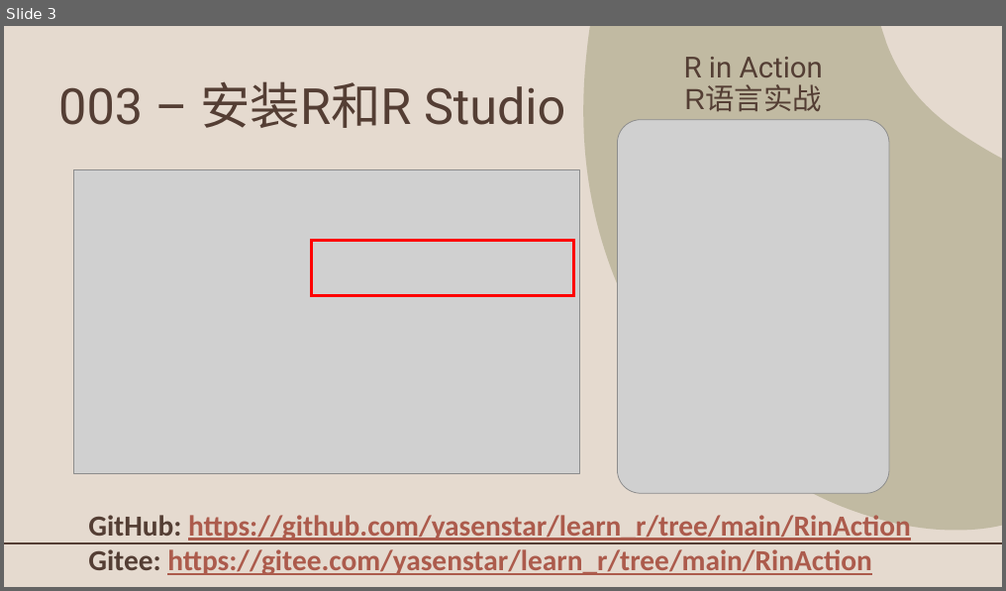
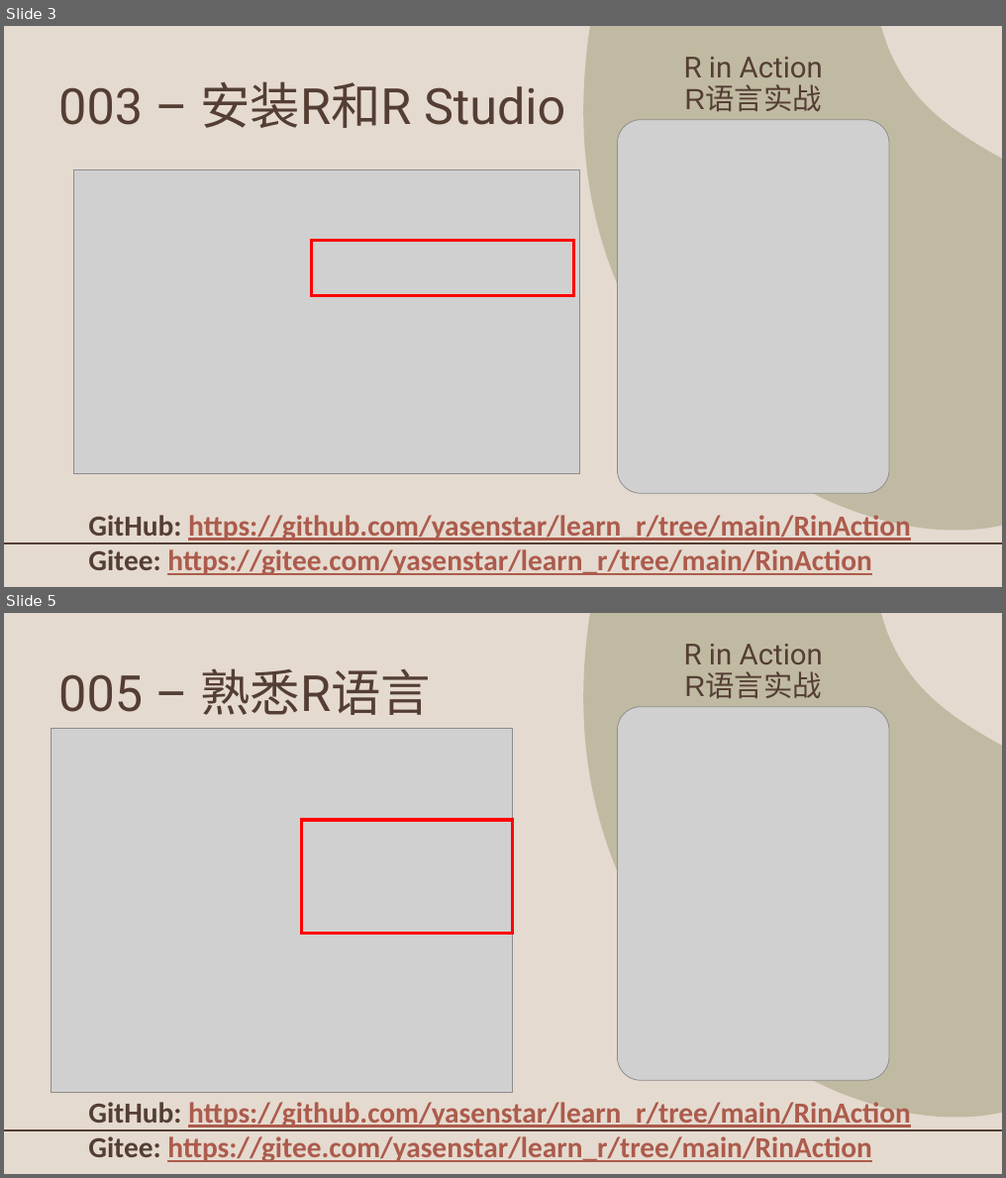
Before and after one commit to yasenstar/learn_r, a slide deck: RinAction/R_in_Action.pptx. Shown one above the other, each under a label of ours: slide 3 before the commit, slides 3 and 5 after it; the slides between them are not shown. The pictures are 1006x591 and 1006x1178 pixels, drawn with LibreOffice and Linux fonts; fonts in the diff are those of the drawing; grey boxes stand for pictures; background and template pictures are left out. Boxes give left, top, right and bottom in pixels: in the first picture for what was removed or moved away, otherwise in the second. Text is boxed around its words. In the diff, an @@ line names an element or a change of style, - is before the commit and + after.

```diff
--- a/RinAction/R_in_Action.pptx
+++ b/RinAction/R_in_Action.pptx
@@ slide 5 added at [4, 613, 1002, 1174], background #E5DACF; not listed: 2 template elements that a slide beside it also shows @@
@@ title added at [58, 668, 431, 715], 48 pt, text #543E34 @@
+005 – 熟悉R语言
@@ text added at [684, 644, 823, 699], 28 pt, text #543E34 @@
+R in Action
+R语言实战
@@ picture added at [52, 728, 512, 1093] @@
@@ picture added at [617, 707, 889, 1080] @@
@@ rectangle added at [302, 820, 513, 933], outline #FF0000 3 pt @@
@@ text added at [88, 1099, 911, 1162], 28 pt, text #AC5B4C, bold, underline @@
+GitHub: https://github.com/yasenstar/learn_r/tree/main/RinAction
+Gitee: https://gitee.com/yasenstar/learn_r/tree/main/RinAction
```
Also in this commit, not shown: 1 slide changed, 4 other files.
